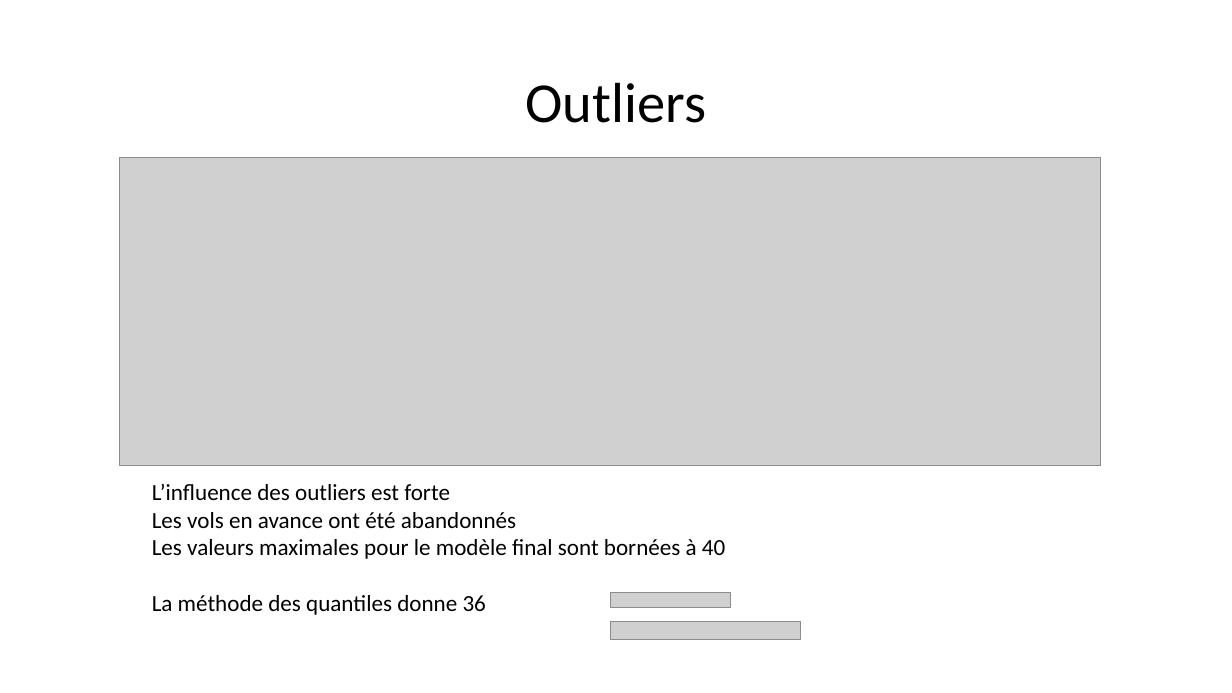
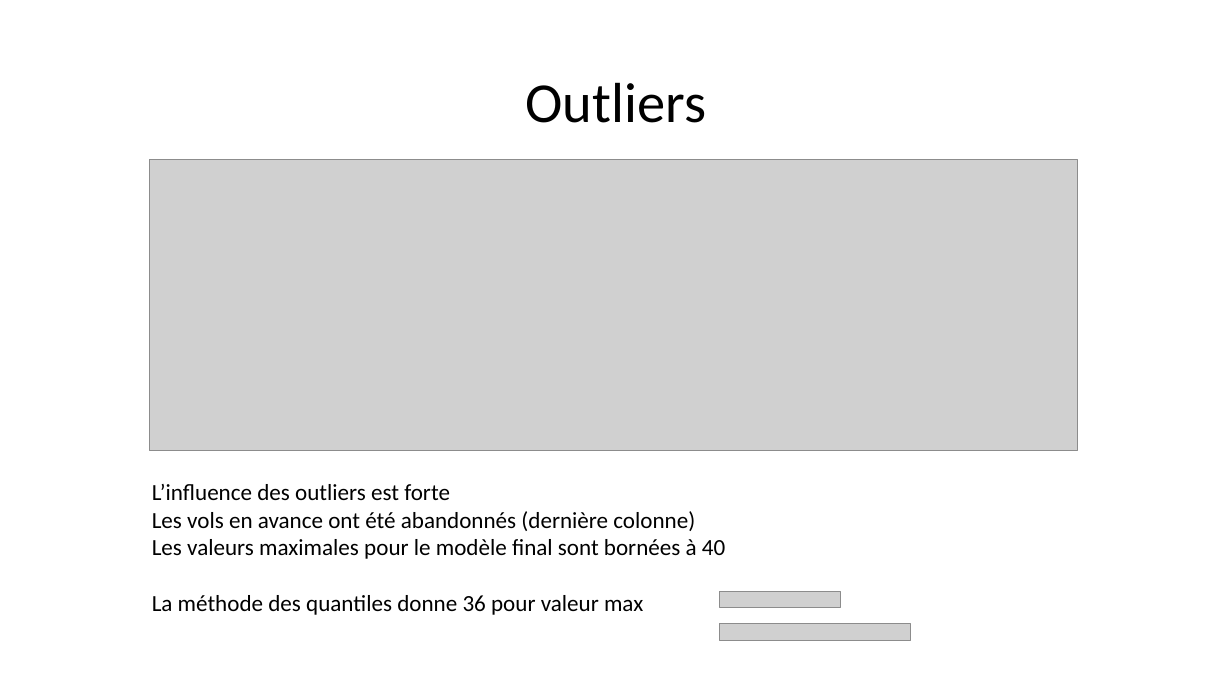
Before and after one commit to morganscao/Projet4, a slide deck: slide 19 of rapport/Anticipez le retard de vol des avions.pptx. Drawn at 1232x693 pixels with LibreOffice and Linux fonts; fonts in the diff are those of the drawing; grey boxes stand for pictures. Boxes give left, top, right and bottom in pixels: in the first picture for what was removed or moved away, otherwise in the second. Text is boxed around its words. In the diff, an @@ line names an element or a change of style, - is before the commit and + after.

```diff
--- a/rapport/Anticipez le retard de vol des avions.pptx
+++ b/rapport/Anticipez le retard de vol des avions.pptx
@@ picture: place and size @@
-picture at [119, 157, 1101, 466]
+picture at [150, 160, 1079, 451]
@@ text at [152, 511, 695, 531]: text changed @@
-Les vols en avance ont été abandonnés
+Les vols en avance ont été abandonnés (dernière colonne)
@@ text at [152, 595, 643, 615]: text changed @@
-La méthode des quantiles donne 36
+La méthode des quantiles donne 36 pour valeur max
@@ picture: place and size @@
-picture at [610, 592, 730, 608]
+picture at [720, 592, 840, 607]
@@ picture: place and size @@
-picture at [610, 622, 800, 640]
+picture at [720, 624, 910, 641]
```
Also in this commit, not shown: 10 other slides changed, 2 slides removed, 16 other files.
